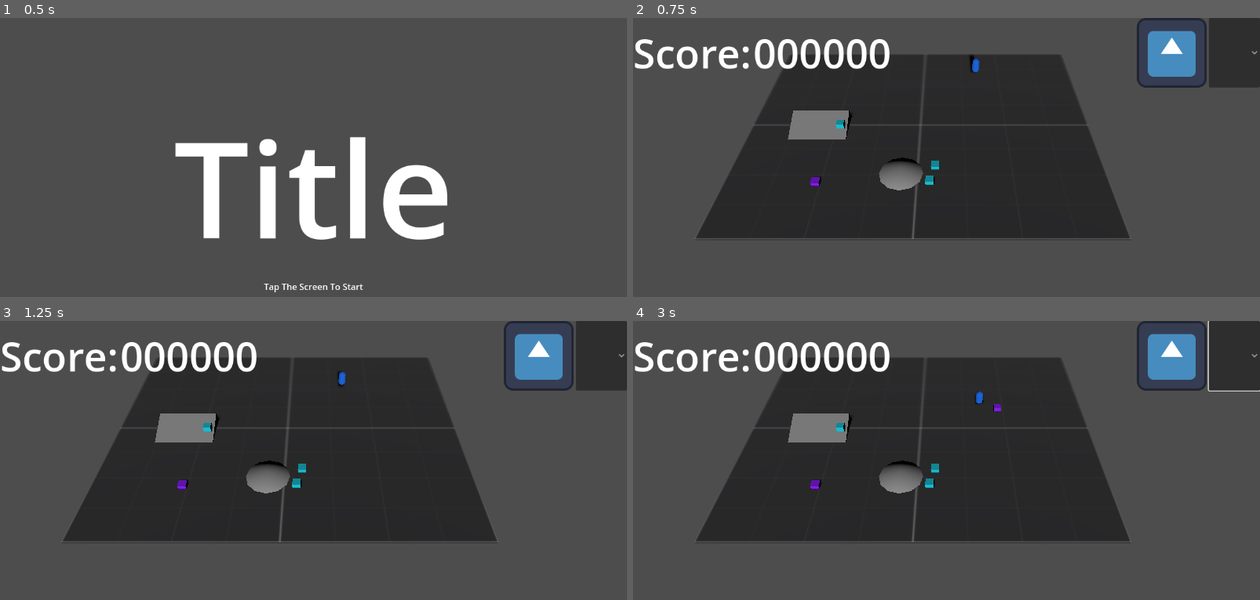
Above: before the commit, frames 1-4 (two rows, left to right).
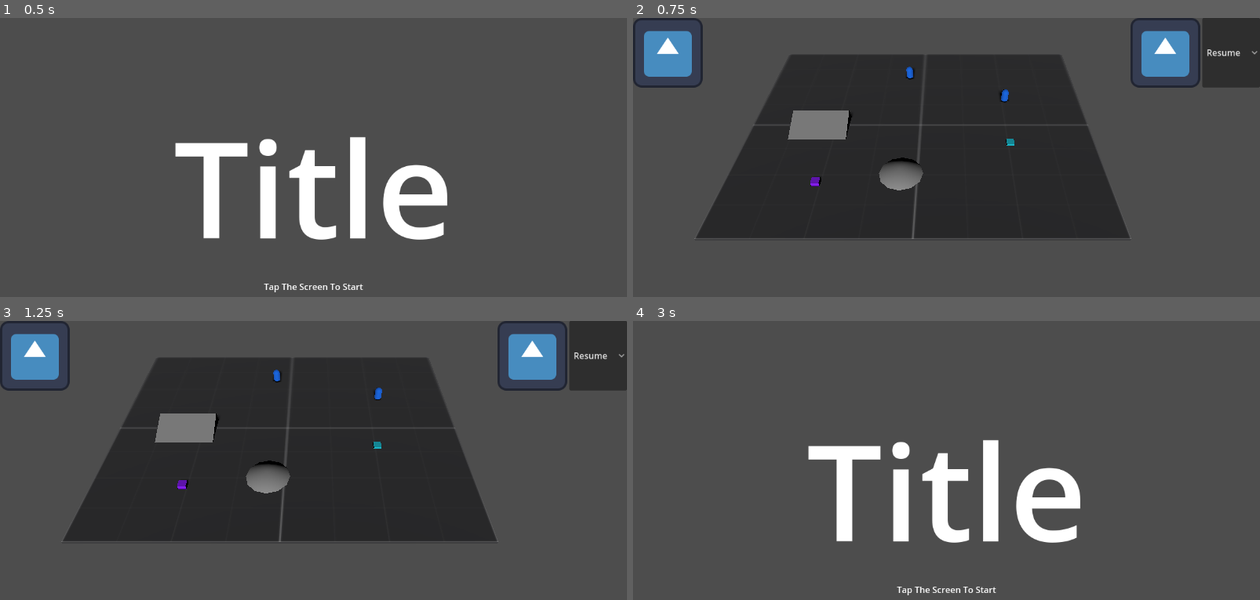
Above: after the commit, the same moments.

Repository: cgo722/DumbAI
Game: Godot game, scene res://main_world.tscn
The game is run twice, just before and just after one commit, with the same random seed, the same clock (stepped at 60 frames per second) and the same inputs. The engine's default icon, where the game draws it, is replaced by a stand-in: a white triangle on a blue panel in a dark square.
Inputs (mouse positions are in pixels of both pictures, inside the frame that each line leads up to; where the layout moved, square brackets give the same spot in the first picture):
- Up to frame 1 (0.5 s): no input
- Up to frame 2 (0.75 s): tap Enter at 0.5 s; move the mouse to (1084, 177) at 0.52 s; click (1084, 177) at 0.67 s
- Up to frame 3 (1.25 s): no input
- Up to frame 4 (3 s): click (1165, 354) [1172, 354] at 1.25 s; click (1228, 354) [1234, 354] at 2 s; click (670, 354) at 2.77 s

Frame 1 is identical in both runs. In frame 2, 4.5% of the frame differs, in the area x 0-97%, y 0-60%; in frame 3, 4.5%; in frame 4, 42%, in the area x 0-100%, y 0-99%.

Commit message:
i readjusted some systems

Diff:
--- a/AI/ai_base.gd
+++ b/AI/ai_base.gd
@@ -59,6 +59,8 @@
 var original_y := 0.0
 
 var just_spawned := true
+
+var frozen := false
 
 func get_random_navmesh_point(center: Vector3, radius: float) -> Vector3:
 	var nav_map = nav_agent.get_navigation_map()
@@ -318,6 +320,15 @@
 func _process(delta):
 	if not nav_ready:
 		return
+	if self.frozen:
+		velocity = Vector3.ZERO
+		# Prevent dragging while frozen
+		if is_being_held:
+			is_being_held = false
+			var pos = global_transform.origin
+			pos.y = original_y
+			global_transform.origin = pos
+		return
 	# If stopped, do not tick state
 	if is_stopped:
 		stopped_timer += delta
@@ -377,6 +388,8 @@
 		mobile_input.release_agent(self)
 
 func on_pickup():
+	if self.frozen:
+		return
 	if not is_being_held:
 		is_being_held = true
 		original_y = global_transform.origin.y
--- a/Controlls/mobile_input.gd
+++ b/Controlls/mobile_input.gd
@@ -19,8 +19,8 @@
 	if event is InputEventScreenTouch:
 		if event.pressed:
 			var candidate = raycast_ai(event.position)
-			# Only grab if candidate is not stopped
-			if candidate and (not ("is_stopped" in candidate) or not candidate.is_stopped):
+# Only grab if candidate is not stopped and not frozen
+			if candidate and (not ("is_stopped" in candidate) or not candidate.is_stopped) and (not ("frozen" in candidate) or not candidate.frozen):
 				grabbed_agent = candidate
 				if "on_pickup" in grabbed_agent:
 					grabbed_agent.on_pickup()
@@ -39,6 +39,9 @@
 				grabbed_agent = null
 
 	elif event is InputEventScreenDrag and grabbed_agent:
+		# Prevent dragging if agent is frozen
+		if ("frozen" in grabbed_agent) and grabbed_agent.frozen:
+			return
 		var from = camera.project_ray_origin(event.position)
 		var to = from + camera.project_ray_normal(event.position) * 1000
 		var intersect = drag_plane.intersects_ray(from, to)
--- a/GameManager.gd
+++ b/GameManager.gd
@@ -6,8 +6,6 @@
 	MAINMENU
 }
 var game_state : GameState = GameState.MAINMENU
-var score : int = 0
-var high_score : int = 0
 @export var player : PackedScene
 @export var employee : PackedScene
 @export var mainMenu : PackedScene
@@ -21,8 +19,6 @@
 func _ready():
 	# Initialize the game state
 	change_state(GameState.MAINMENU)
-	score = 0
-	high_score = 0
 
 
 # State machine functions
@@ -48,7 +44,6 @@
 
 func start_game() -> void:
 	print("Starting game")
-	score = 0
 	# Remove previous HUD and level if they exist
 	if current_hud_instance:
 		current_hud_instance.queue_free()
@@ -64,8 +59,6 @@
 
 func show_game_over() -> void:
 	print("Game over")
-	if score > high_score:
-		high_score = score
 	# Load or instantiate gameOver scene here if needed
 
 func restart_level() -> void:
@@ -76,4 +69,4 @@
 	if levels.size() > 0 and levels[0]:
 		current_level_instance = levels[0].instantiate()
 		add_child(current_level_instance)
-	# Optionally reset score or other variables as needed
+	# Optionally reset other variables as needed
--- a/Levels/Menus/HUD.tscn
+++ b/Levels/Menus/HUD.tscn
@@ -3,7 +3,7 @@
 [ext_resource type="Texture2D" uid="uid://booy323ur7r86" path="res://icon.svg" id="1_e55oq"]
 [ext_resource type="Script" uid="uid://dcfufv1qwbujd" path="res://Levels/Menus/hud.gd" id="1_k32n8"]
 
-[node name="Hud" type="Control" node_paths=PackedStringArray("restart_button", "dropdown")]
+[node name="Hud" type="Control" node_paths=PackedStringArray("restart_button", "main_menu_button", "dropdown")]
 layout_mode = 3
 anchors_preset = 15
 anchor_right = 1.0
@@ -12,6 +12,7 @@
 grow_vertical = 2
 script = ExtResource("1_k32n8")
 restart_button = NodePath("HBoxContainer/Retry")
+main_menu_button = NodePath("Back")
 dropdown = NodePath("HBoxContainer/Other")
 
 [node name="HBoxContainer" type="HBoxContainer" parent="."]
@@ -30,23 +31,17 @@
 
 [node name="Other" type="OptionButton" parent="HBoxContainer"]
 layout_mode = 2
-item_count = 2
-popup/item_0/text = "Options"
+selected = 0
+item_count = 3
+popup/item_0/text = "Resume"
 popup/item_0/id = 0
-popup/item_1/text = "Quit"
+popup/item_1/text = "Speed Up"
 popup/item_1/id = 1
+popup/item_2/text = "Pause"
+popup/item_2/id = 2
 
-[node name="HBoxContainer2" type="HBoxContainer" parent="."]
+[node name="Back" type="TextureButton" parent="."]
 layout_mode = 1
-offset_right = 474.0
+offset_right = 128.0
 offset_bottom = 128.0
-
-[node name="Label" type="Label" parent="HBoxContainer2"]
-layout_mode = 2
-theme_override_font_sizes/font_size = 74
-text = "Score:"
-
-[node name="Label2" type="Label" parent="HBoxContainer2"]
-layout_mode = 2
-theme_override_font_sizes/font_size = 74
-text = "000000"
+texture_normal = ExtResource("1_e55oq")
--- a/Levels/Menus/hud.gd
+++ b/Levels/Menus/hud.gd
@@ -1,29 +1,42 @@
 extends Control
 
 @export var restart_button: TextureButton
+@export var main_menu_button: TextureButton
 @export var dropdown: OptionButton
 
 # Called when the node enters the scene tree for the first time.
 func _ready() -> void:
 	mouse_filter = Control.MOUSE_FILTER_IGNORE
+	process_mode = Node.PROCESS_MODE_ALWAYS
 	restart_button.pressed.connect(_on_restart_pressed)
+	main_menu_button.pressed.connect(_on_main_menu_pressed)
 	dropdown.item_selected.connect(_on_dropdown_selected)
 
 # Called every frame. 'delta' is the elapsed time since the previous frame.
-func _process(delta: float) -> void:
+func _process(_delta: float) -> void:
 	pass
 
 func _on_restart_pressed() -> void:
 	var game_manager = get_tree().get_root().get_node("MainWorld") # Adjust path if needed
 	game_manager.restart_level()
 
+func _on_main_menu_pressed() -> void:
+	var game_manager = get_tree().get_root().get_node("MainWorld") # Adjust path if needed
+	# Unload the current level if it exists
+	if game_manager.current_level_instance:
+		game_manager.current_level_instance.queue_free()
+		game_manager.current_level_instance = null
+	if game_manager.has_method("change_state"):
+		game_manager.change_state(game_manager.GameState.MAINMENU)
+	self.queue_free()
+
 func _on_dropdown_selected(index: int) -> void:
 	match dropdown.get_item_text(index):
-		"Options":
-			_show_options_menu()
-		"Exit":
-			get_tree().quit()
-
-func _show_options_menu() -> void:
-	# Implement your options menu logic here
-	print("Options menu selected")
+		"Resume":
+			Engine.time_scale = 1.0
+			get_tree().paused = false
+		"Pause":
+			get_tree().paused = not get_tree().paused
+		"Speed Up":
+			Engine.time_scale = 5.0
+			get_tree().paused = false
--- a/Levels/Playground.tscn
+++ b/Levels/Playground.tscn
@@ -72,4 +72,19 @@
 wait_time = 5.0
 autostart = true
 
+[node name="Workzones" type="Node3D" parent="."]
+transform = Transform3D(1, 0, 0, 0, 1, 0, 0, 0, 1, 13.8405, 0, 4.37666)
+
+[node name="AiSpawns" type="Node3D" parent="."]
+transform = Transform3D(1, 0, 0, 0, 1, 0, 0, 0, 1, 13.8405, 0, -4.62334)
+
+[node name="AiSpawns2" type="Node3D" parent="."]
+transform = Transform3D(1, 0, 0, 0, 1, 0, 0, 0, 1, -0.159454, 0, -10.6233)
+
+[node name="Workzones2" type="Node3D" parent="."]
+transform = Transform3D(1, 0, 0, 0, 1, 0, 0, 0, 1, -7.15945, 0, -6.62334)
+
+[node name="Workzones3" type="Node3D" parent="."]
+transform = Transform3D(6.1, 0, 0, 0, 1, 0, 0, 0, 4.2, -3.15945, 0, 12.3767)
+
 [connection signal="timeout" from="Timer" to="." method="_on_timer_timeout"]
--- a/Levels/Resources/Playground.tres
+++ b/Levels/Resources/Playground.tres
@@ -7,10 +7,15 @@
 level_hash = 0
 ai_spawns = Array[Dictionary]([{
 "brain_index": 0,
-"position": Vector3(9.73, 3, -7.825)
+"position": NodePath("AiSpawns")
+}, {
+"brain_index": 2,
+"position": NodePath("AiSpawns2")
 }])
-danger_zone_count = 3
-work_zone_count = 3
+danger_zone_count = 38
+work_zone_count = 1
 danger_zone_scales = Array[Vector3]([])
-work_zone_scales = Array[Vector3]([])
+danger_zone_spawn_delay = 10.0
+danger_zone_max = 5
+work_zone_markers = Array[NodePath]([NodePath("Workzones"), NodePath("Workzones2"), NodePath("Workzones3")])
 metadata/_custom_type_script = "uid://dypsirafxaxm6"
--- a/Levels/Resources/level_config.gd
+++ b/Levels/Resources/level_config.gd
@@ -6,4 +6,6 @@
 @export var danger_zone_count: int = 1
 @export var work_zone_count: int = 1
 @export var danger_zone_scales: Array[Vector3] = [] # Each Vector3 is a scale for a danger zone
-@export var work_zone_scales: Array[Vector3] = [] # Each Vector3 is a scale for a work zone
+@export var danger_zone_spawn_delay: float = 1.0 # seconds between spawns
+@export var danger_zone_max: int = 5 # max danger zones at once
+@export var work_zone_markers: Array[NodePath] = [] # NodePaths to marker nodes for work zone placement
--- a/Levels/playground.gd
+++ b/Levels/playground.gd
@@ -8,6 +8,10 @@
 @export var work_zone_scene: PackedScene
 
 @onready var nav_region: NavigationRegion3D = $NavigationRegion3D
+
+var work_zone_respawn_delay := 2.0 # seconds to wait before respawning a work zone
+var active_work_zones := {}
+var available_work_zone_slots := []
 
 func _ready() -> void:
 	if not ai_scene or not nav_region or not level_config:
@@ -35,25 +39,42 @@
 	# Start spawning Danger Zones over time (do not await)
 	spawn_danger_zones_over_time(nav_map, nav_origin)
 
-	# Spawn Work Zones immediately
-	for i in range(level_config.work_zone_count):
-		var spawn_point = get_random_navmesh_point(nav_map, nav_origin, 15.0)
-		var work_instance = work_zone_scene.instantiate()
-		add_child(work_instance)
-		work_instance.global_transform = Transform3D(work_instance.global_transform.basis, spawn_point)
-		# Set scale if provided
-		if i < level_config.work_zone_scales.size():
-			work_instance.scale = level_config.work_zone_scales[i]
+	# Spawn Work Zones using marker nodes if provided
+	if "work_zone_markers" in level_config and level_config.work_zone_markers.size() > 0:
+		available_work_zone_slots = level_config.work_zone_markers.duplicate()
+		active_work_zones.clear()
+		for i in range(min(level_config.work_zone_count, available_work_zone_slots.size())):
+			_spawn_work_zone_at_marker_slot(i)
+	else:
+		# Fallback: random spawn if no markers
+		for i in range(level_config.work_zone_count):
+			var spawn_point = get_random_navmesh_point(nav_map, nav_origin, 15.0)
+			var work_instance = work_zone_scene.instantiate()
+			add_child(work_instance)
+			work_instance.global_transform = Transform3D(work_instance.global_transform.basis, spawn_point)
+			# Set scale if provided
+			if i < level_config.work_zone_scales.size():
+				work_instance.scale = level_config.work_zone_scales[i]
 
 	# Spawn AIs immediately
 	for ai_data in level_config.ai_spawns:
-		if ai_data.has("position") and ai_data.has("brain_index"):
-			var spawn_point = ai_data["position"]
+		var spawn_point = null
+		if ai_data.has("position"):
+			var pos_val = ai_data["position"]
+			if typeof(pos_val) == TYPE_VECTOR3:
+				spawn_point = pos_val
+			elif typeof(pos_val) == TYPE_NODE_PATH:
+				var marker = get_node_or_null(pos_val)
+				if marker:
+					spawn_point = marker.global_transform.origin
+				else:
+					push_error("AI spawn marker not found: %s" % [pos_val])
+		if typeof(spawn_point) == TYPE_VECTOR3 and ai_data.has("brain_index"):
 			var brain_index = ai_data["brain_index"]
 			print("Spawning AI at:", spawn_point, " with brain index:", brain_index)
 			var ai_instance = ai_scene.instantiate()
 			add_child(ai_instance)
-			ai_instance.global_transform = Transform3D(ai_instance.global_transform.basis, spawn_point)
+			ai_instance.global_transform.origin = spawn_point
 			ai_instance.nav_ready = true
 			ai_instance.chosen_brain = ai_instance.ai_brain[brain_index]
 			ai_instance.ai_state = ai_instance.ai_state_from_string(ai_instance.chosen_brain.ai_state_name)
@@ -68,21 +89,58 @@
 				pass # Only set destination if you want the AI to move after spawn
 				# (left intentionally blank to avoid overriding spawn position)
 		else:
-			push_error("ai_data missing 'position' or 'brain_index': %s" % [ai_data])
+			push_error("ai_data missing valid spawn point (Vector3) or 'brain_index': %s" % [ai_data])
 
-# Spawns danger zones one at a time with a delay
-const DANGER_ZONE_SPAWN_DELAY = 1.0
+func _spawn_work_zone_at_marker_slot(slot_idx):
+	if slot_idx >= available_work_zone_slots.size():
+		return
+	var marker_path = available_work_zone_slots[slot_idx]
+	var marker = get_node_or_null(marker_path)
+	if marker:
+		var work_instance = work_zone_scene.instantiate()
+		add_child(work_instance)
+		work_instance.global_transform = Transform3D(work_instance.global_transform.basis, marker.global_transform.origin)
+		work_instance.scale = marker.scale
+		active_work_zones[marker_path] = work_instance
+		work_instance.connect("tree_exited", Callable(self, "_on_work_zone_completed").bind(marker_path))
+	else:
+		push_error("Work zone marker not found: %s" % [marker_path])
+
+func _on_work_zone_completed(marker_path):
+	if marker_path in active_work_zones:
+		active_work_zones.erase(marker_path)
+		# Wait, then respawn if under max count
+		call_deferred("_delayed_respawn_work_zone", marker_path)
+
+func _delayed_respawn_work_zone(marker_path):
+	await get_tree().create_timer(work_zone_respawn_delay).timeout
+	if marker_path in available_work_zone_slots and not active_work_zones.has(marker_path):
+		if active_work_zones.size() < level_config.work_zone_count:
+			_spawn_work_zone_at_marker_slot(available_work_zone_slots.find(marker_path))
+
+# Spawns danger zones one at a time with a delay and max active limit
 func spawn_danger_zones_over_time(nav_map, nav_origin):
 	var danger_zone_positions = []
-	for i in range(level_config.danger_zone_count):
-		var spawn_point = get_random_navmesh_point(nav_map, nav_origin, 15.0)
-		var danger_instance = danger_zone_scene.instantiate()
-		add_child(danger_instance)
-		danger_instance.global_transform = Transform3D(danger_instance.global_transform.basis, spawn_point)
-		if i < level_config.danger_zone_scales.size():
-			danger_instance.scale = level_config.danger_zone_scales[i]
-		danger_zone_positions.append(spawn_point)
-		await get_tree().create_timer(DANGER_ZONE_SPAWN_DELAY).timeout
+	var active_danger_zones = []
+	var total_spawned = 0
+	while total_spawned < level_config.danger_zone_count:
+		# Remove freed danger zones from active list
+		active_danger_zones = active_danger_zones.filter(func(z): return is_instance_valid(z))
+		if active_danger_zones.size() < level_config.danger_zone_max:
+			var spawn_point = get_random_navmesh_point(nav_map, nav_origin, 15.0)
+			var danger_instance = danger_zone_scene.instantiate()
+			add_child(danger_instance)
+			danger_instance.global_transform = Transform3D(danger_instance.global_transform.basis, spawn_point)
+			if total_spawned < level_config.danger_zone_scales.size():
+				danger_instance.scale = level_config.danger_zone_scales[total_spawned]
+			danger_zone_positions.append(spawn_point)
+			active_danger_zones.append(danger_instance)
+			total_spawned += 1
+		await get_tree().create_timer(level_config.danger_zone_spawn_delay).timeout
+		# If max is reached, wait until at least one is freed
+		while active_danger_zones.size() >= level_config.danger_zone_max:
+			active_danger_zones = active_danger_zones.filter(func(z): return is_instance_valid(z))
+			await get_tree().create_timer(0.2).timeout
 
 func get_random_navmesh_point(nav_map, center: Vector3, radius: float) -> Vector3:
 	var tries := 0
--- a/Zones/Danger/danger_zone_base.gd
+++ b/Zones/Danger/danger_zone_base.gd
@@ -1,6 +1,7 @@
 extends Area3D
 
 @export var health : int = 3
+@export var freeze_duration : float = 2.0 # seconds to freeze AI/player
 
 func on_danger_click():
 	health -= 1
@@ -11,11 +12,26 @@
 func _on_body_entered(_body:Node3D) -> void:
 	if "just_spawned" in _body and _body.just_spawned:
 		return
-	_body.queue_free()  # Free the body when it enters the area
-	pass # Replace with function body.
+	# Freeze AI or player for a few seconds instead of destroying
+	if "frozen" in _body and not _body.frozen:
+		_body.frozen = true
+		var timer = Timer.new()
+		timer.wait_time = freeze_duration
+		timer.one_shot = true
+		timer.connect("timeout", Callable(self, "_on_unfreeze_body").bind(_body))
+		add_child(timer)
+		timer.start()
+	elif _body.has_method("freeze"):
+		_body.freeze(freeze_duration)
+	# Optionally, handle player-specific logic here if needed
+	# (e.g., emit signal or call method to disable input)
+	# pass
 
+func _on_unfreeze_body(_body):
+	if is_instance_valid(_body):
+		_body.frozen = false
 
-func _on_input_event(camera:Node, event:InputEvent, event_position:Vector3, normal:Vector3, shape_idx:int) -> void:
+func _on_input_event(_camera:Node, event:InputEvent, _event_position:Vector3, _normal:Vector3, _shape_idx:int) -> void:
 	if event is InputEventScreenTouch and event.pressed:
 		on_danger_click()
 	pass # Replace with function body.
--- a/Zones/Work/work_zones.gd
+++ b/Zones/Work/work_zones.gd
@@ -9,19 +9,11 @@
 func _ready() -> void:
 	self.body_entered.connect(_on_body_entered)
 	self.body_exited.connect(_on_body_exited)
-	# Create a timer for health
-	score_timer = Timer.new()
-	score_timer.wait_time = 1.0
-	score_timer.one_shot = false
-	score_timer.autostart = false
-	score_timer.timeout.connect(_on_score_timer_timeout)
-	add_child(score_timer)
 	health = max_health
 
 
 # Called when a body enters the area. Signal must be connected in the editor.
 var ai_stopped := false
-var score_timer: Timer = null
 var stopped_ai = null
 
 func _on_body_entered(body):
@@ -50,7 +42,6 @@
 				body.global_transform.origin = global_transform.origin
 			ai_stopped = true
 			stopped_ai = body
-			score_timer.start()
 		else:
 			print("AI state does not match work zone state. AI: %s, Zone: %s" % [ai_state, current_state])
 	else:
@@ -59,15 +50,6 @@
 func _on_body_exited(_body):
 	ai_stopped = false
 	stopped_ai = null
-	score_timer.stop()
 	var mobile_input = get_tree().get_root().find_child("mobile_input", true, false)
 	if mobile_input and "clear_agent_in_workzone" in mobile_input:
 		mobile_input.clear_agent_in_workzone()
-
-func _on_score_timer_timeout():
-	# Decrease health every second while AI is stopped
-	health -= 1
-	print("Work zone health:", health)
-	if health <= 0:
-		print("Work zone destroyed!")
-		queue_free()
